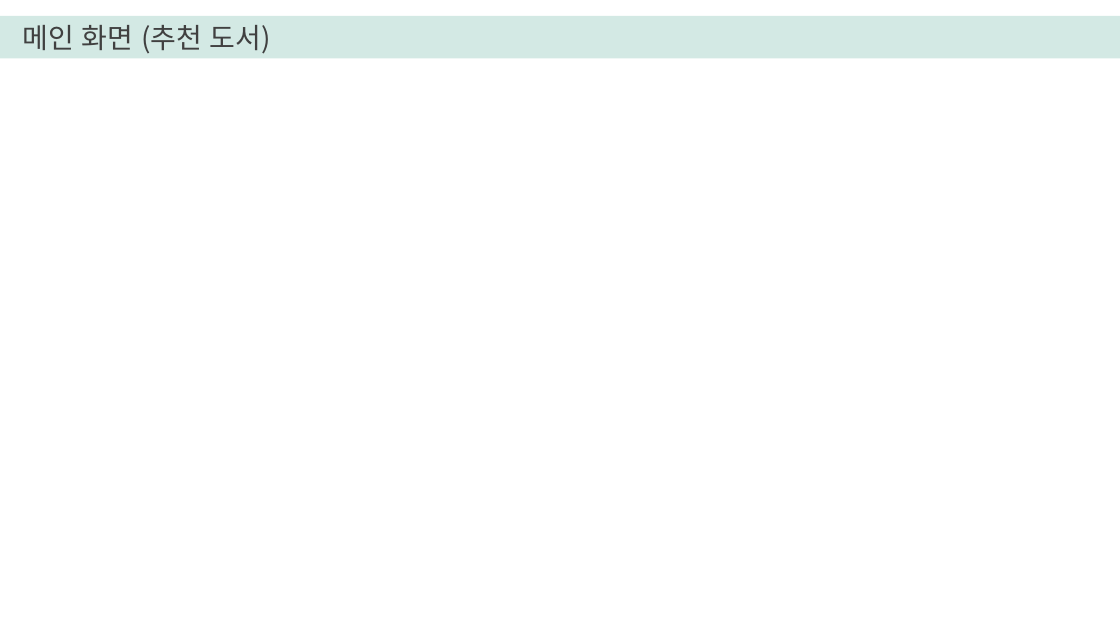
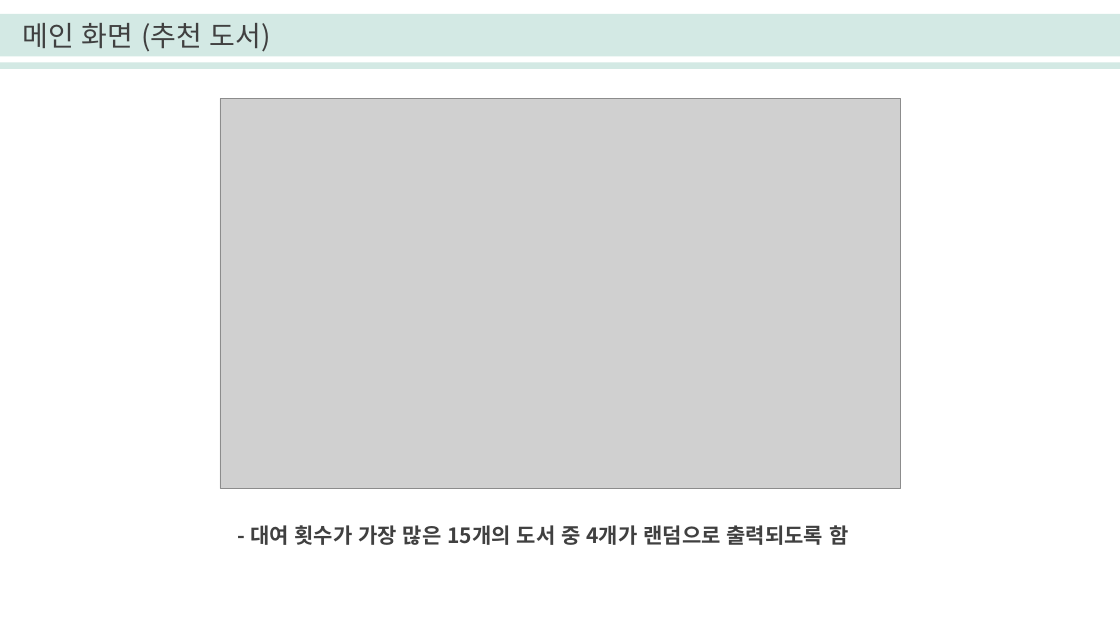
Before and after one commit to seoyounglee0105/Library_Web_Project, a slide deck: slide 4 of 이서영_전자도서관프로젝트.pptx. Drawn at 1120x630 pixels with LibreOffice and Linux fonts; fonts in the diff are those of the drawing; grey boxes stand for pictures. Boxes give left, top, right and bottom in pixels: in the first picture for what was removed or moved away, otherwise in the second. Text is boxed around its words. In the diff, an @@ line names an element or a change of style, - is before the commit and + after.

```diff
--- a/이서영_전자도서관프로젝트.pptx
+++ b/이서영_전자도서관프로젝트.pptx
@@ rectangle resized from (x1=0, y1=16, x2=1120, y2=58) to (x1=0, y1=14, x2=1120, y2=69) @@
@@ rectangle added at (x1=0, y1=56, x2=1120, y2=62), fill #FFFFFF @@
@@ picture added at (x1=220, y1=98, x2=901, y2=488) @@
@@ text added at (x1=250, y1=525, x2=848, y2=545), 18 pt, text #404040, bold @@
+- 대여 횟수가 가장 많은 15개의 도서 중 4개가 랜덤으로 출력되도록 함
```
Also in this commit, not shown: 4 other slides changed, 9 slides added, 3 slides removed, 10 other files.
